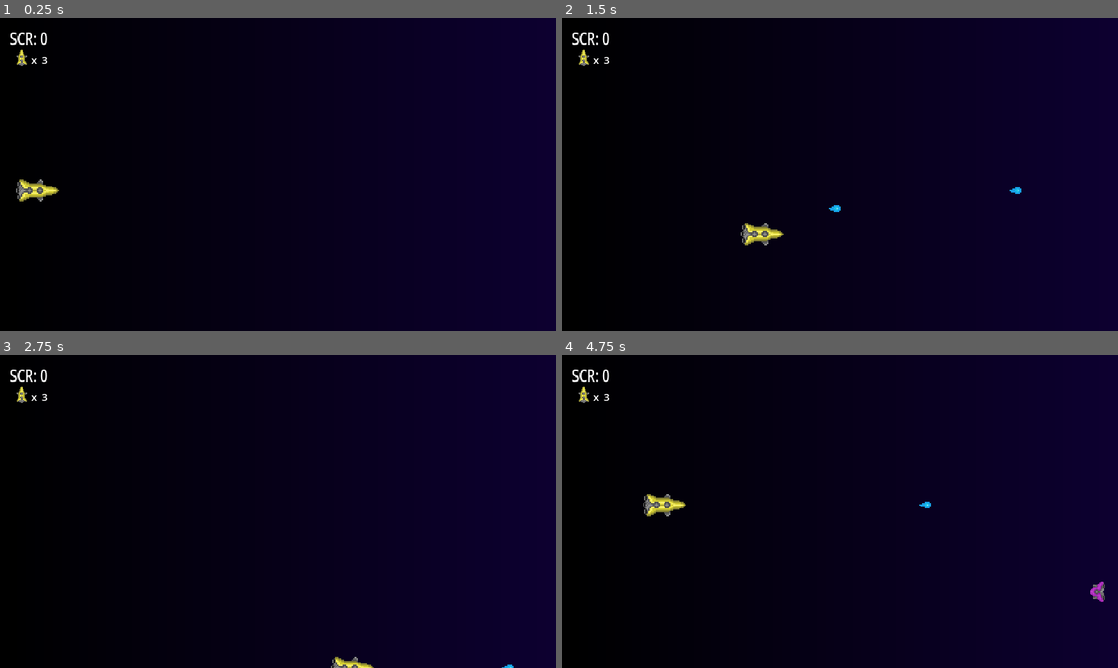
Above: before the commit, frames 1-4 (two rows, left to right).
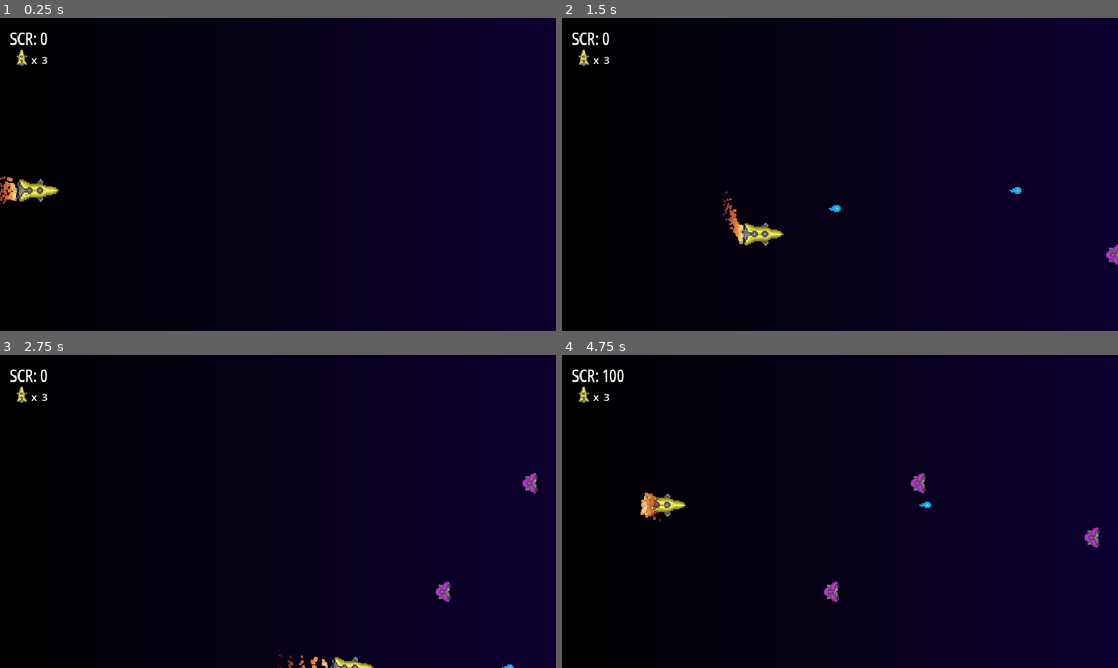
Above: after the commit, the same moments.

Repository: Nordtwig/cassian-crusade
Game: Godot game, scene res://scenes/game.tscn
Two runs of this game, one before a commit and one after it. Both use one fixed random seed, a clock stepped at 60 frames per second and the inputs below.
Inputs:
- Up to frame 1 (0.25 s): no input
- Up to frame 2 (1.5 s): hold D (Right) 0.53-1.28 s; tap Space (Shoot) at 0.6, 1.35 s; hold S (Down) from 1.28 s (still down)
- Up to frame 3 (2.75 s): release S (Down) at 2.03 s; hold D (Right) from 2.03 s (still down); tap Space (Shoot) at 2.1 s
- Up to frame 4 (4.75 s): release D (Right) at 2.78 s; hold W (Up) 2.78-3.53 s; tap Space (Shoot) at 2.85, 3.6, 4.35 s; hold A (Left) from 3.53 s (still down)

The runs differ from the first frame. In frame 1, 0.2% of the frame differs, in the area x 0-3%, y 50-60%; in frame 2, 0.3%; in frame 3, 0.3%; in frame 4, 0.8%, in the area x 7-98%, y 4-79%.

Commit message:
Add sound effects and spiffy engine flare

Diff:
--- /dev/null
+++ b/hud.tscn
@@ -0,0 +1,55 @@
+[gd_scene load_steps=5 format=3 uid="uid://lk42o33vxhj5"]
+
+[ext_resource type="Script" path="res://scripts/hud.gd" id="1_km54c"]
+[ext_resource type="Texture2D" uid="uid://caa2mi5wwer2x" path="res://assets/images/ships/playerShip.png" id="2_y1vb1"]
+
+[sub_resource type="LabelSettings" id="LabelSettings_1fcd3"]
+font_size = 30
+
+[sub_resource type="LabelSettings" id="LabelSettings_pv0nx"]
+font_size = 24
+
+[node name="HUD" type="Control"]
+layout_mode = 3
+anchors_preset = 0
+offset_right = 40.0
+offset_bottom = 40.0
+script = ExtResource("1_km54c")
+
+[node name="Score" type="Label" parent="."]
+layout_mode = 0
+offset_left = 23.0
+offset_top = 17.0
+offset_right = 240.0
+offset_bottom = 67.0
+scale = Vector2(0.978982, 1.35821)
+text = "SCR: 9999"
+label_settings = SubResource("LabelSettings_1fcd3")
+
+[node name="TextureRect" type="TextureRect" parent="."]
+layout_mode = 0
+offset_left = 38.0
+offset_top = 72.0
+offset_right = 118.0
+offset_bottom = 200.0
+scale = Vector2(0.3, 0.3)
+texture = ExtResource("2_y1vb1")
+
+[node name="Label" type="Label" parent="."]
+layout_mode = 0
+offset_left = 72.0
+offset_top = 78.0
+offset_right = 112.0
+offset_bottom = 112.0
+text = "x"
+label_settings = SubResource("LabelSettings_pv0nx")
+
+[node name="LivesLeft" type="Label" parent="."]
+layout_mode = 0
+offset_left = 96.0
+offset_top = 79.0
+offset_right = 136.0
+offset_bottom = 113.0
+text = "3
+"
+label_settings = SubResource("LabelSettings_pv0nx")
--- a/scenes/Player.tscn
+++ b/scenes/Player.tscn
@@ -1,11 +1,40 @@
-[gd_scene load_steps=4 format=3 uid="uid://w0dy13mgnip4"]
+[gd_scene load_steps=10 format=3 uid="uid://w0dy13mgnip4"]
 
 [ext_resource type="Script" path="res://scripts/player.gd" id="1_kkso7"]
 [ext_resource type="Texture2D" uid="uid://caa2mi5wwer2x" path="res://assets/images/ships/playerShip.png" id="1_r036v"]
+[ext_resource type="AudioStream" uid="uid://dyfoahh22hokk" path="res://assets/audio/sfx_laser2.wav" id="3_hjg03"]
 
 [sub_resource type="CapsuleShape2D" id="CapsuleShape2D_7l3ot"]
 radius = 19.0
 height = 86.0
+
+[sub_resource type="Gradient" id="Gradient_jlusu"]
+offsets = PackedFloat32Array(0, 0.175355, 0.725118, 1)
+colors = PackedColorArray(1, 1, 0.8, 0.541176, 0.9387, 0.564749, 0.203771, 1, 0.522024, 0.159597, 0.176457, 1, 0, 0, 0, 0.121569)
+
+[sub_resource type="GradientTexture1D" id="GradientTexture1D_ot1uc"]
+gradient = SubResource("Gradient_jlusu")
+
+[sub_resource type="Curve" id="Curve_rr2ah"]
+_data = [Vector2(0, 0.528938), 0.0, 10.6741, 0, 0, Vector2(0.159363, 0.967287), 0.0, 0.0, 0, 0, Vector2(1, 0.398088), 0.0, 0.0, 0, 0]
+point_count = 3
+
+[sub_resource type="CurveTexture" id="CurveTexture_blkyq"]
+curve = SubResource("Curve_rr2ah")
+
+[sub_resource type="ParticleProcessMaterial" id="ParticleProcessMaterial_wyty3"]
+lifetime_randomness = 0.2
+particle_flag_disable_z = true
+emission_shape = 3
+emission_box_extents = Vector3(1, 18, 1)
+spread = 30.0
+initial_velocity_min = -300.0
+initial_velocity_max = -300.0
+gravity = Vector3(0, 0, 0)
+scale_min = 8.0
+scale_max = 8.0
+scale_curve = SubResource("CurveTexture_blkyq")
+color_ramp = SubResource("GradientTexture1D_ot1uc")
 
 [node name="Player" type="CharacterBody2D"]
 collision_mask = 2
@@ -18,5 +47,15 @@
 texture = ExtResource("1_r036v")
 
 [node name="CollisionShape2D" type="CollisionShape2D" parent="."]
+visible = false
 rotation = 1.5708
 shape = SubResource("CapsuleShape2D_7l3ot")
+
+[node name="PlasmaBoltSound" type="AudioStreamPlayer" parent="."]
+stream = ExtResource("3_hjg03")
+
+[node name="FlameParticleEffect" type="GPUParticles2D" parent="."]
+position = Vector2(-45, 0)
+amount = 100
+process_material = SubResource("ParticleProcessMaterial_wyty3")
+lifetime = 0.2
--- a/scenes/enemy.tscn
+++ b/scenes/enemy.tscn
@@ -10,6 +10,7 @@
 collision_layer = 2
 collision_mask = 13
 script = ExtResource("1_lyqd1")
+speed = 200
 
 [node name="Sprite2D" type="Sprite2D" parent="."]
 rotation = -1.5708
--- a/scenes/enemySpawner.tscn
+++ b/scenes/enemySpawner.tscn
@@ -26,7 +26,6 @@
 position = Vector2(1370, 670)
 
 [node name="SpawnTimer" type="Timer" parent="."]
-wait_time = 2.0
 autostart = true
 
 [connection signal="timeout" from="SpawnTimer" to="." method="_on_timer_timeout"]
--- a/scenes/game.tscn
+++ b/scenes/game.tscn
@@ -1,9 +1,11 @@
-[gd_scene load_steps=8 format=3 uid="uid://pdpfdmmhc1x"]
+[gd_scene load_steps=10 format=3 uid="uid://pdpfdmmhc1x"]
 
 [ext_resource type="PackedScene" uid="uid://w0dy13mgnip4" path="res://scenes/player.tscn" id="1_1ixdt"]
 [ext_resource type="Script" path="res://scripts/game.gd" id="1_ihrqo"]
-[ext_resource type="PackedScene" uid="uid://gnncjg1dlpn1" path="res://hud.tscn" id="2_g2hc2"]
+[ext_resource type="PackedScene" uid="uid://lk42o33vxhj5" path="res://hud.tscn" id="2_g2hc2"]
 [ext_resource type="PackedScene" uid="uid://dss1sbaevtvlt" path="res://scenes/enemySpawner.tscn" id="3_q6r8p"]
+[ext_resource type="AudioStream" uid="uid://sse6lhlge6ef" path="res://assets/audio/hit.wav" id="5_f8ymr"]
+[ext_resource type="AudioStream" uid="uid://d3ahnria1unjm" path="res://assets/audio/explode.wav" id="6_hagkl"]
 
 [sub_resource type="Gradient" id="Gradient_asfy2"]
 colors = PackedColorArray(0, 0, 0, 1, 0.0528556, 4.02493e-05, 0.19293, 1)
@@ -44,6 +46,12 @@
 position = Vector2(170, 340)
 shape = SubResource("RectangleShape2D_4g4nh")
 
+[node name="EnemyHitSound" type="AudioStreamPlayer" parent="."]
+stream = ExtResource("5_f8ymr")
+
+[node name="PlayerTakeDamageSound" type="AudioStreamPlayer" parent="."]
+stream = ExtResource("6_hagkl")
+
 [connection signal="tookDamage" from="Player" to="." method="_on_player_took_damage"]
 [connection signal="enemySpawned" from="EnemySpawner" to="." method="_on_enemy_spawned"]
 [connection signal="area_entered" from="EnemyDeathZone" to="." method="_on_enemy_death_zone_area_entered"]
--- a/scripts/Player.gd
+++ b/scripts/Player.gd
@@ -4,6 +4,8 @@
 
 signal tookDamage
 var rocketScene = preload("res://scenes/plasmaBolt.tscn")
+
+@onready var plasmaBoltSound = $PlasmaBoltSound
 
 func _process(delta):
 	if Input.is_action_just_pressed("Shoot"):
@@ -26,6 +28,7 @@
 
 func shoot():
 	var rocketInstance = rocketScene.instantiate()
+	plasmaBoltSound.play()
 	get_node("/root/Game/Projectiles").add_child(rocketInstance)
 	rocketInstance.spawn(Vector2(global_position.x + 50, global_position.y))
 
--- a/scripts/enemy.gd
+++ b/scripts/enemy.gd
@@ -2,8 +2,10 @@
 
 signal died
 
+@export var speed = 50
+
 func _process(delta):
-	global_position.x -= 50 * delta
+	global_position.x -= speed * delta
 
 func die():
 	emit_signal("died")
--- a/scripts/game.gd
+++ b/scripts/game.gd
@@ -6,6 +6,9 @@
 @onready var player = $Player
 @onready var hud = $UI/HUD
 @onready var ui = $UI
+
+@onready var enemyHitSound = $EnemyHitSound
+@onready var playerTakeDamageSound = $PlayerTakeDamageSound
 
 var gosScene = preload("res://scenes/game_over_screen.tscn")
 
@@ -18,6 +21,7 @@
 
 func _on_player_took_damage():
 	lives -= 1
+	playerTakeDamageSound.play()
 	hud.setLives(lives)
 	if lives == 0:
 		print("Game Over")
@@ -36,3 +40,4 @@
 func _on_enemy_died():
 	score += 100
 	hud.setScoreLabel(score)
+	enemyHitSound.play()
Not shown, added: assets/audio/explode.wav.import
Not shown, added: assets/audio/hit.wav.import
Not shown, added: assets/audio/sfx_laser2.wav.import
Not shown, added: assets/audio/explode.wav
Not shown, added: assets/audio/hit.wav
Not shown, added: assets/audio/sfx_laser2.wav
